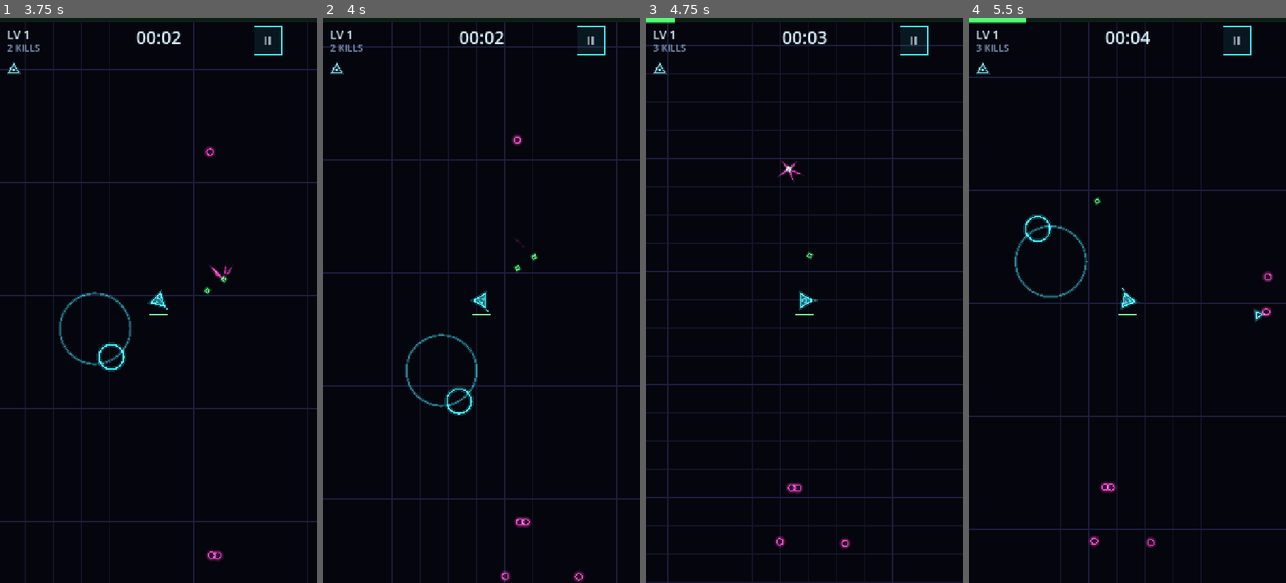
Above: before the commit, frames 1-4 (left to right).
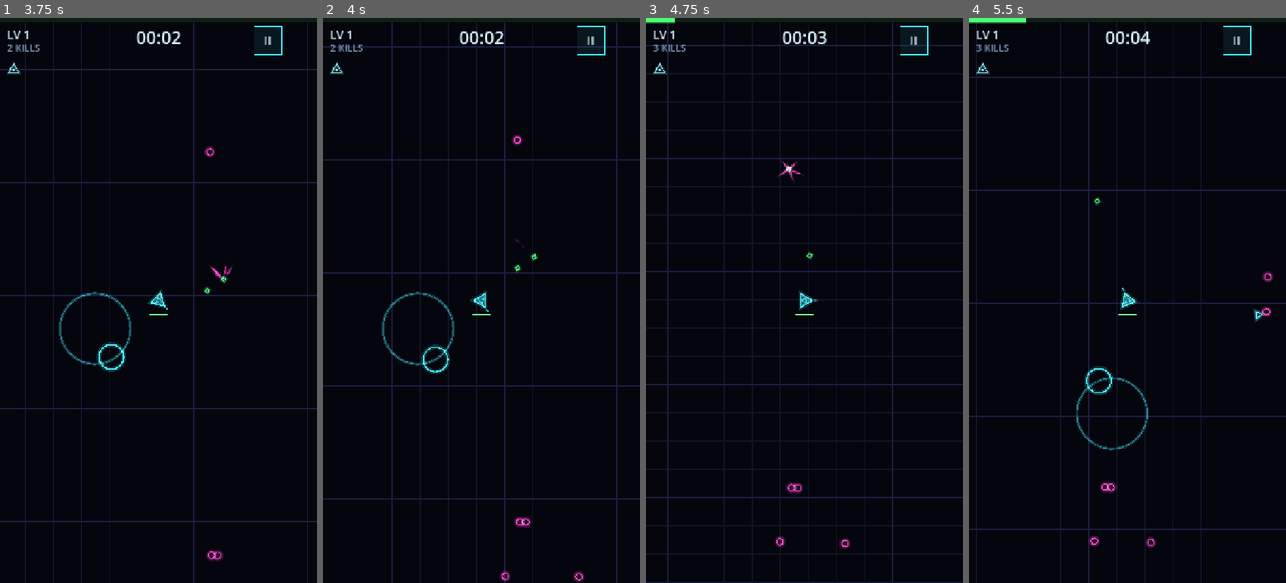
Above: after the commit, the same moments.

Repository: ganbay/geom-survivors
Game: Godot game, scene res://scenes/main.tscn
Two runs of this game, one before a commit and one after it. Both use one fixed random seed, a clock stepped at 60 frames per second and the inputs below.
Inputs (mouse positions are in pixels of both pictures, inside the frame that each line leads up to):
- Up to frame 1 (3.75 s): click "PLAY" at 0.5 s; click "II" at 1.25 s; click "RESUME" at 2 s; move the mouse to (228, 272) at 2.77 s; hold Right (ui_right) 2.78-3.5 s; click (228, 272) at 2.92 s; drag from (95, 328) to (142, 413) at 3.52 s
- Up to frame 2 (4 s): no input
- Up to frame 3 (4.75 s): move the mouse to (836, 176) at 4.27 s; hold Right (ui_right) from 4.28 s (still down)
- Up to frame 4 (5.5 s): release Right (ui_right) at 5 s; drag from (1111, 413) to (1032, 215) at 5.02 s

Frame 1 is identical in both runs. In frame 2, 1.1% of the frame differs, in the area x 18-82%, y 48-100%; in frame 3, 0.4%; in frame 4, 1.4%, in the area x 2-95%, y 0-100%.

Commit message:
Joystick base stays where the finger first touched

Diff:
--- a/scenes/game.tscn
+++ b/scenes/game.tscn
@@ -1,6 +1,6 @@
-[gd_scene load_steps=2 format=3]
+[gd_scene format=3 uid="uid://by7cp6llaipuv"]
 
-[ext_resource type="Script" path="res://src/core/game.gd" id="1"]
+[ext_resource type="Script" uid="uid://doy0b1k0loul2" path="res://src/core/game.gd" id="1"]
 
-[node name="Game" type="Node2D"]
+[node name="Game" type="Node2D" unique_id=1504037996]
 script = ExtResource("1")
--- a/src/ui/joystick.gd
+++ b/src/ui/joystick.gd
@@ -1,6 +1,6 @@
 class_name Joystick
 extends Node2D
-## Floating joystick: touch anywhere (below the HUD bar) to place it, drag to move.
+## Floating joystick: the base is placed where the finger first touches (below the HUD bar) and stays there.
 
 const RADIUS := 80.0
 const DEADZONE := 0.12
@@ -30,10 +30,6 @@
 		queue_redraw()
 	elif event is InputEventScreenDrag and active and event.index == touch_index:
 		knob = event.position
-		# drag the base along if the finger goes far, so the stick never "sticks"
-		var off := knob - origin
-		if off.length() > RADIUS * 1.4:
-			origin = knob - off.normalized() * RADIUS * 1.4
 		_update_output()
 		queue_redraw()
 
